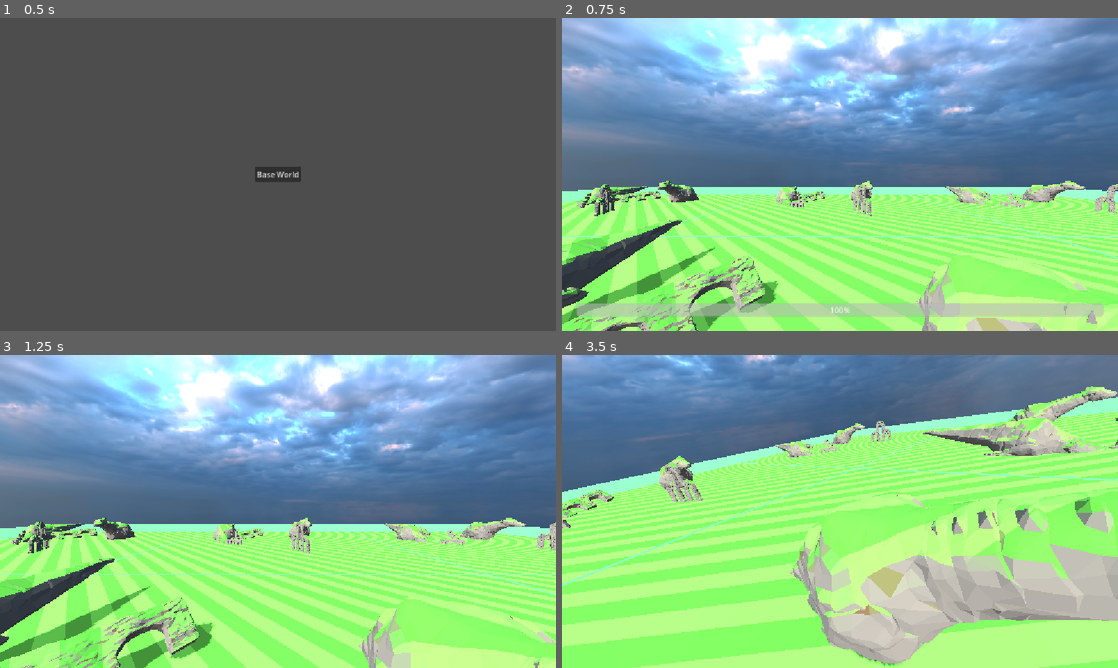
Above: before the commit, frames 1-4 (two rows, left to right).
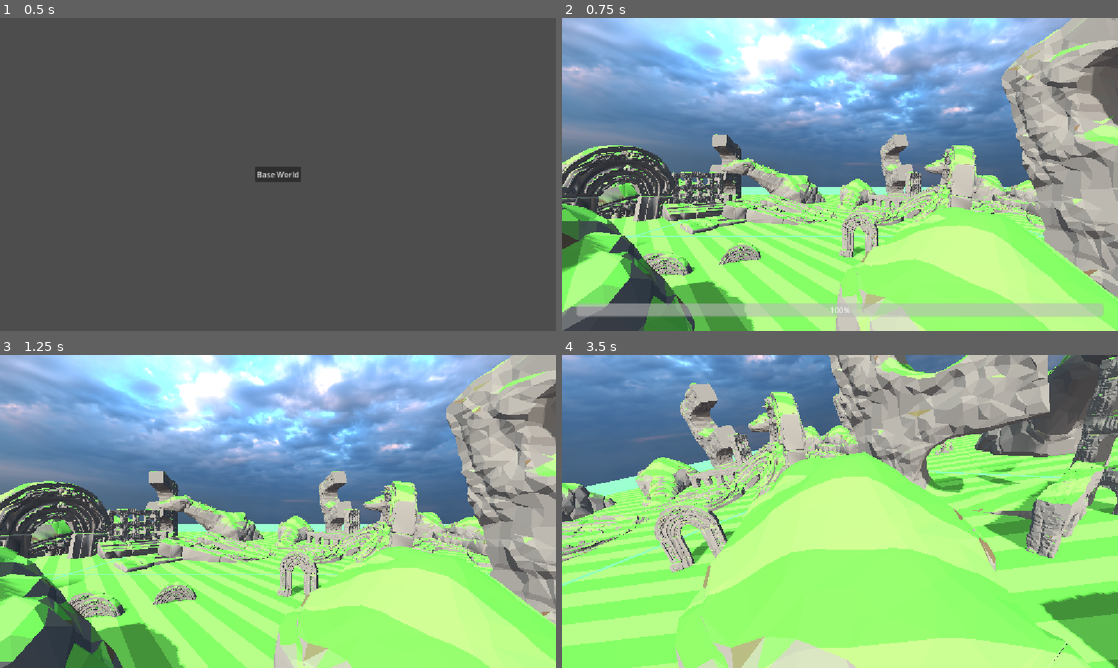
Above: after the commit, the same moments.

Repository: mitch-palczewski/zurd
Game: Godot game, scene res://scenes/ui/loading_screen/boot.tscn
Same seed, same stepped clock (60 frames per second), same inputs: the game is played once before the commit and once after it.
Inputs:
- Up to frame 1 (0.5 s): no input
- Up to frame 2 (0.75 s): click "Base World" at 0.5 s
- Up to frame 3 (1.25 s): no input
- Up to frame 4 (3.5 s): tap Enter at 1.25 s; hold D (move_right) 1.28-2.03 s; tap 1 at 1.35 s; hold S (move_down) 2.03-2.78 s; tap 2 at 2.1 s; hold D (move_right) from 2.78 s (still down); tap 3 at 2.85 s

Frame 1 is identical in both runs. In frame 2, 44% of the frame differs, in the area x 0-100%, y 0-100%; in frame 3, 43%; in frame 4, 57%.

Commit message:
refactor: test_ground compatiability with reimported models. Also more interesting landscape

Diff:
--- a/sandbox/test_ground.tscn
+++ b/sandbox/test_ground.tscn
@@ -33,71 +33,53 @@
 transform = Transform3D(1, 0, 0, 0, 1, 0, 0, 0, 1, -0.057510376, -0.5000305, 0.340065)
 mesh = SubResource("PlaneMesh_k1w45")
 
-[node name="ArchwayStatic" parent="." unique_id=1478703784 instance=ExtResource("1_bnjis")]
-transform = Transform3D(4.2328305, 0, -2.487651, 0, 4.909711, 0, 2.487651, 0, 4.2328305, -40.28216, 1.8733087, 9.831184)
+[node name="ArchwayStatic" parent="." unique_id=1354349955 instance=ExtResource("1_bnjis")]
+transform = Transform3D(8.659797, 0, -7.659568, 0, 11.561188, 0, 7.659568, 0, 8.659797, 44.578705, 4.3753304, 11.754536)
 
-[node name="Archway" parent="ArchwayStatic/ArchwayMesh" parent_id_path=PackedInt32Array(1478703784, 353636118) index="0" unique_id=1647693072]
-transform = Transform3D(-0.40099654, 0, 0.9160795, 0, 1, 0, -0.9160795, 0, -0.40099654, 0, 0.13489148, 0)
-surface_material_override/0 = ExtResource("3_ykggj")
+[node name="Arch 01Static" parent="." unique_id=511730588 instance=ExtResource("2_xor13")]
+transform = Transform3D(5.7604995, 0, 0.70934784, 0, 5.80401, 0, -0.70934784, 0, 5.7604995, -57.429916, -3.4891672, -65.06399)
 
-[node name="Arch 01Static" parent="." unique_id=1987915247 instance=ExtResource("2_xor13")]
-transform = Transform3D(1.801819, 0, -4.011834, 0, 4.397882, 0, 4.011834, 0, 1.801819, 13.766827, 5.2434387, 34.48603)
+[node name="Crocodile 01Static" parent="." unique_id=2090307263 instance=ExtResource("3_bxqal")]
+transform = Transform3D(50.71372, 1.0098685, -14.384122, -3.3678586, 51.969273, -8.225353, 14.02071, 8.830576, 50.052418, 20.900671, 0.7976923, -38.053543)
 
-[node name="Arch" parent="Arch 01Static/Arch 01Mesh" parent_id_path=PackedInt32Array(1987915247, 1318704810) index="0" unique_id=1723391503]
-surface_material_override/0 = ExtResource("3_ykggj")
+[node name="ArchwayStatic2" parent="." unique_id=1799969814 instance=ExtResource("1_bnjis")]
+transform = Transform3D(11.394978, 0, -1.9533453, 0, 11.561189, 0, 1.9533453, 0, 11.394978, 70.06215, 4.3753295, -8.727774)
 
-[node name="Crocodile 01Static" parent="." unique_id=394928527 instance=ExtResource("3_bxqal")]
-transform = Transform3D(26.918148, -12.85029, 3.2067692, 10.640769, 25.30796, 12.094674, -7.8858957, -9.714791, 27.266014, 24.209703, 3.9782476, -31.018206)
+[node name="ArchwayStatic3" parent="." unique_id=900428061 instance=ExtResource("1_bnjis")]
+transform = Transform3D(6.356763, 0, 9.65674, 0, 11.561188, 0, -9.65674, 0, 6.356763, 68.8614, 14.638807, 8.393688)
 
-[node name="Crocodile_01" parent="Crocodile 01Static/Crocodile 01Mesh" parent_id_path=PackedInt32Array(394928527, 1917953980) index="0" unique_id=1139370619]
-surface_material_override/0 = ExtResource("3_ykggj")
+[node name="ArchwayStatic4" parent="." unique_id=302927152 instance=ExtResource("1_bnjis")]
+transform = Transform3D(6.356763, 0, 9.65674, 0, 11.561188, 0, -9.65674, 0, 6.356763, 68.8614, 3.4931812, 8.393688)
 
-[node name="ArchwayStatic2" parent="." unique_id=1800308664 instance=ExtResource("1_bnjis")]
-transform = Transform3D(-11.271329, -5.3412066, -4.9389076, -1.5340215, 7.431913, -6.4786243, 12.127552, -4.024042, -5.4097, -40.28216, 2.7997212, -28.10183)
+[node name="ArchwayStatic5" parent="." unique_id=594476214 instance=ExtResource("1_bnjis")]
+transform = Transform3D(6.356763, 0, 9.65674, 0, 11.561188, 0, -9.65674, 0, 6.356763, 68.8614, 25.51654, 8.393688)
 
-[node name="Archway" parent="ArchwayStatic2/ArchwayMesh" parent_id_path=PackedInt32Array(1800308664, 353636118) index="0" unique_id=1647693072]
-transform = Transform3D(0.9389326, -0.52947956, -0.509625, -0.10347682, -0.6069722, 1.3980958, -0.68385816, -0.63512933, -0.9112631, -2.1129892, -2.6480987, -2.3622842)
-surface_material_override/0 = ExtResource("3_ykggj")
+[node name="Arch 01Static2" parent="." unique_id=850082061 instance=ExtResource("2_xor13")]
+transform = Transform3D(5.7604995, 0, 0.70934784, 0, 5.80401, 0, -0.70934784, 0, 5.7604995, -51.873863, -3.489152, -62.01037)
 
-[node name="Arch 01Static2" parent="." unique_id=1124030097 instance=ExtResource("2_xor13")]
-transform = Transform3D(1.801819, 0, -4.011834, 0, 4.397882, 0, 4.011834, 0, 1.801819, 20.027508, 5.3828716, 45.661293)
+[node name="Arch 01Static3" parent="." unique_id=1192195964 instance=ExtResource("2_xor13")]
+transform = Transform3D(5.4870152, 0, 1.8918772, 0, 5.80401, 0, -1.8918772, 0, 5.4870152, -34.53634, -3.4891748, -71.85622)
 
-[node name="Arch" parent="Arch 01Static2/Arch 01Mesh" parent_id_path=PackedInt32Array(1124030097, 1318704810) index="0" unique_id=1723391503]
-surface_material_override/0 = ExtResource("3_ykggj")
+[node name="Crocodile 01Static2" parent="." unique_id=862317011 instance=ExtResource("3_bxqal")]
+transform = Transform3D(11.192922, 33.591705, -48.909996, -15.061495, 49.750916, 30.722473, 57.39112, 6.5050755, 17.601538, -45.705704, 0.7976923, -23.708172)
 
-[node name="Arch 01Static3" parent="." unique_id=348357867 instance=ExtResource("2_xor13")]
-transform = Transform3D(1.801819, 0, -4.011834, 0, 4.397882, 0, 4.011834, 0, 1.801819, 16.820282, 15.162519, 40.023678)
+[node name="Arch 01Static4" parent="." unique_id=941507593 instance=ExtResource("2_xor13")]
+transform = Transform3D(18.07526, 14.424178, 2.7119188, -2.8440588, -0.77839845, 23.09614, 14.3987055, -18.260988, 1.157615, -78.53647, 0.5575199, 52.481377)
 
-[node name="Arch" parent="Arch 01Static3/Arch 01Mesh" parent_id_path=PackedInt32Array(348357867, 1318704810) index="0" unique_id=1723391503]
-surface_material_override/0 = ExtResource("3_ykggj")
+[node name="Arch 01Static5" parent="." unique_id=1842640166 instance=ExtResource("2_xor13")]
+transform = Transform3D(-4.993598, 22.204174, 4.915826, 0.14016734, -5.002792, 22.73936, 22.741388, 4.9064665, 0.9392722, -36.211937, 0.5575199, 48.16736)
 
-[node name="ArchwayStatic3" parent="." unique_id=1446245555 instance=ExtResource("1_bnjis")]
-transform = Transform3D(-1.105673, -2.7594388, -3.9074593, 3.8357062, -2.9078097, 0.9681205, -2.8583393, -2.834677, 2.8106513, -36.72193, 5.0782647, 9.831184)
+[node name="Arch 01Static6" parent="." unique_id=1583256444 instance=ExtResource("2_xor13")]
+transform = Transform3D(1.8775024, 23.161034, -1.472578, 0.042132143, 1.4739882, 23.236858, 23.207756, -1.8764029, 0.076946914, 7.1502285, -3.6579227, 55.772266)
 
-[node name="Archway" parent="ArchwayStatic3/ArchwayMesh" parent_id_path=PackedInt32Array(1446245555, 353636118) index="0" unique_id=1647693072]
-transform = Transform3D(-0.40099654, 0, 0.9160795, 0, 1, 0, -0.9160795, 0, -0.40099654, 0, 0.13489148, 0)
-surface_material_override/0 = ExtResource("3_ykggj")
+[node name="Arch 01Static7" parent="." unique_id=1302600413 instance=ExtResource("2_xor13")]
+transform = Transform3D(5.256767, 0, -2.4602714, 0, 5.80401, 0, 2.4602714, 0, 5.256767, 6.890255, 7.1825733, -74.07594)
 
-[node name="Crocodile 01Static2" parent="." unique_id=107197138 instance=ExtResource("3_bxqal")]
-transform = Transform3D(26.918144, -12.850289, 3.2067678, 13.153778, 25.090462, -9.871511, 1.5464134, 10.263461, 28.147285, -56.555313, 3.9782476, -26.944971)
+[node name="ArchwayStatic6" parent="." unique_id=1261645876 instance=ExtResource("1_bnjis")]
+transform = Transform3D(3.7272418, -5.2634363, 44.057686, -43.44918, -9.39823, 2.552988, 8.99734, -43.20469, -5.922698, 69.73837, -8.032236, -30.779224)
 
-[node name="Crocodile_01" parent="Crocodile 01Static2/Crocodile 01Mesh" parent_id_path=PackedInt32Array(107197138, 1917953980) index="0" unique_id=1139370619]
-transform = Transform3D(-0.34207115, 0.68645704, 0.64168996, 0.21401224, 0.72185206, -0.6581259, -0.9149793, -0.087796286, -0.39383435, -0.011064291, -0.62391305, -0.9391899)
-surface_material_override/0 = ExtResource("3_ykggj")
+[node name="Arch 01Static8" parent="." unique_id=862726365 instance=ExtResource("2_xor13")]
+transform = Transform3D(-2.494346, 17.834225, -14.759579, -1.7441597, 14.658051, 18.00627, 23.083822, 3.0346193, -0.23434931, 39.943092, -3.6579456, 67.610214)
 
-[editable path="ArchwayStatic"]
-[editable path="ArchwayStatic/ArchwayMesh"]
-[editable path="Arch 01Static"]
-[editable path="Arch 01Static/Arch 01Mesh"]
-[editable path="Crocodile 01Static"]
-[editable path="Crocodile 01Static/Crocodile 01Mesh"]
-[editable path="ArchwayStatic2"]
-[editable path="ArchwayStatic2/ArchwayMesh"]
-[editable path="Arch 01Static2"]
-[editable path="Arch 01Static2/Arch 01Mesh"]
-[editable path="Arch 01Static3"]
-[editable path="Arch 01Static3/Arch 01Mesh"]
-[editable path="ArchwayStatic3"]
-[editable path="ArchwayStatic3/ArchwayMesh"]
-[editable path="Crocodile 01Static2"]
-[editable path="Crocodile 01Static2/Crocodile 01Mesh"]
+[node name="Arch 01Static9" parent="." unique_id=273321076 instance=ExtResource("2_xor13")]
+transform = Transform3D(-8.368125, 3.4530098, -21.451744, 1.8511201, 23.01744, 2.9829242, 21.648891, -0.6334238, -8.546978, 67.133255, 10.138842, 76.569565)
